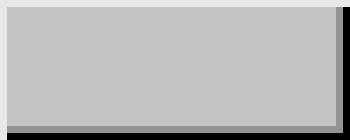
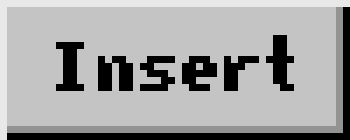
Before/after of a 350×140 layered artwork. What changed in the layer stack:
added layer "Insert" above "Settings" over [left=56, top=35, right=294, bottom=91]
